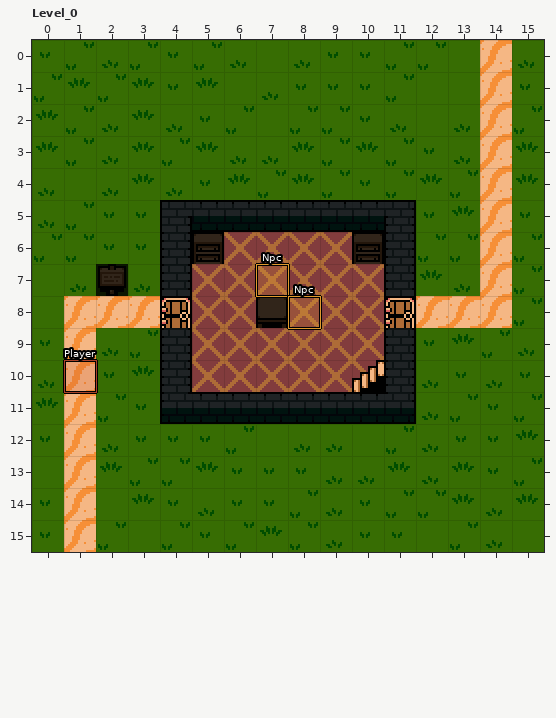
An edit to a level. LDtk project, assets/maps/demo.ldtk. This is how it looked before the edit.
Cells are 16x16 px. Shown: Level_0 x 0..15, y 0..15.
Now the later version:
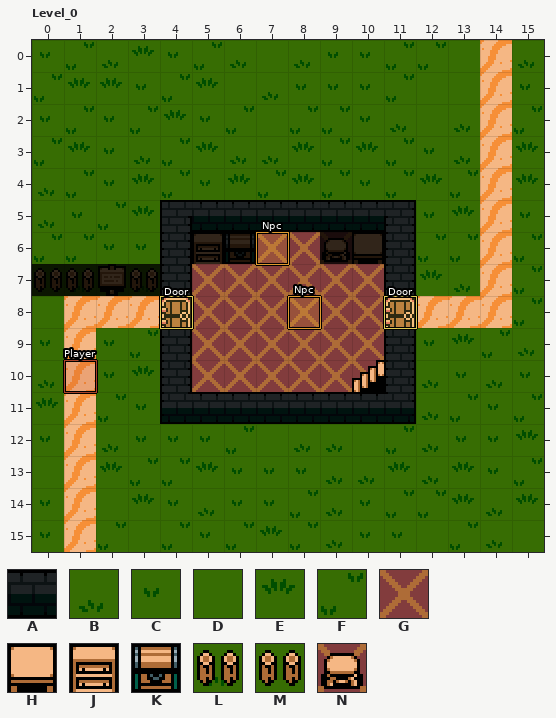
Key: from "Collision": A 1 "Wall"; from "GardenTiles": B 0, C 1, D 2, E 8, F 9, G 21, H 51, J 56, K 61, L 0 under 57, M 2 under 57, N 21 under 54.
_ is an empty cell, . an unchanged one.
Objects are placed by their top-left corner, in cells (3,4 is the top-left corner of cell 3,4); size is 1x1 cell unless given.
See-through tiles are keyed as they look on the map.
Difference:
--- layer "Tiles"
@@ x 0..10 @@
- 0 ...F.......
- 1 ..FEC......
- 2 E.BEB......
- 3 EFBE.......
- 4 .DB.B......
- 5 .FCC.......
- 6 ......G..GJ
- 7 DB.B.......
- 8 .......H...
- 9 ..B........
+ 0 ...E.......
+ 1 ..ECF......
+ 2 C.CFE......
+ 3 FECB.......
+ 4 .FC.F......
+ 5 .CFE.......
+ 6 ......K..NH
+ 7 ML.L.......
+ 8 .......G...
+ 9 ..C........
--- layer "Entities"
-"Npc" rectangle at 7,7
+"Npc" rectangle at 7,6
+"Door" rectangle at 4,8
+"Door" rectangle at 11,8
--- layer "Collision"
@@ x 0..9 @@
- 6 ......_.._
- 7 __._......
- 8 .......A..
+ 6 ......A..A
+ 7 AA.A......
+ 8 ......._..
